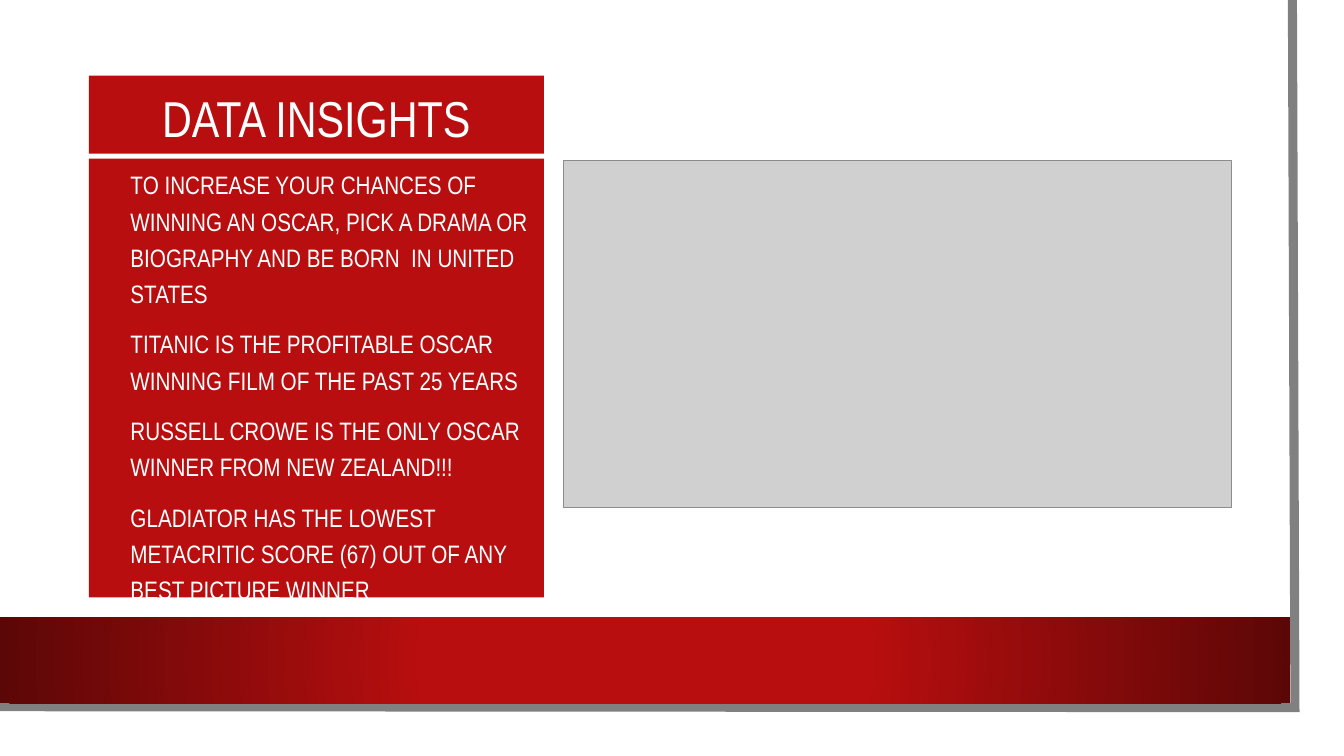
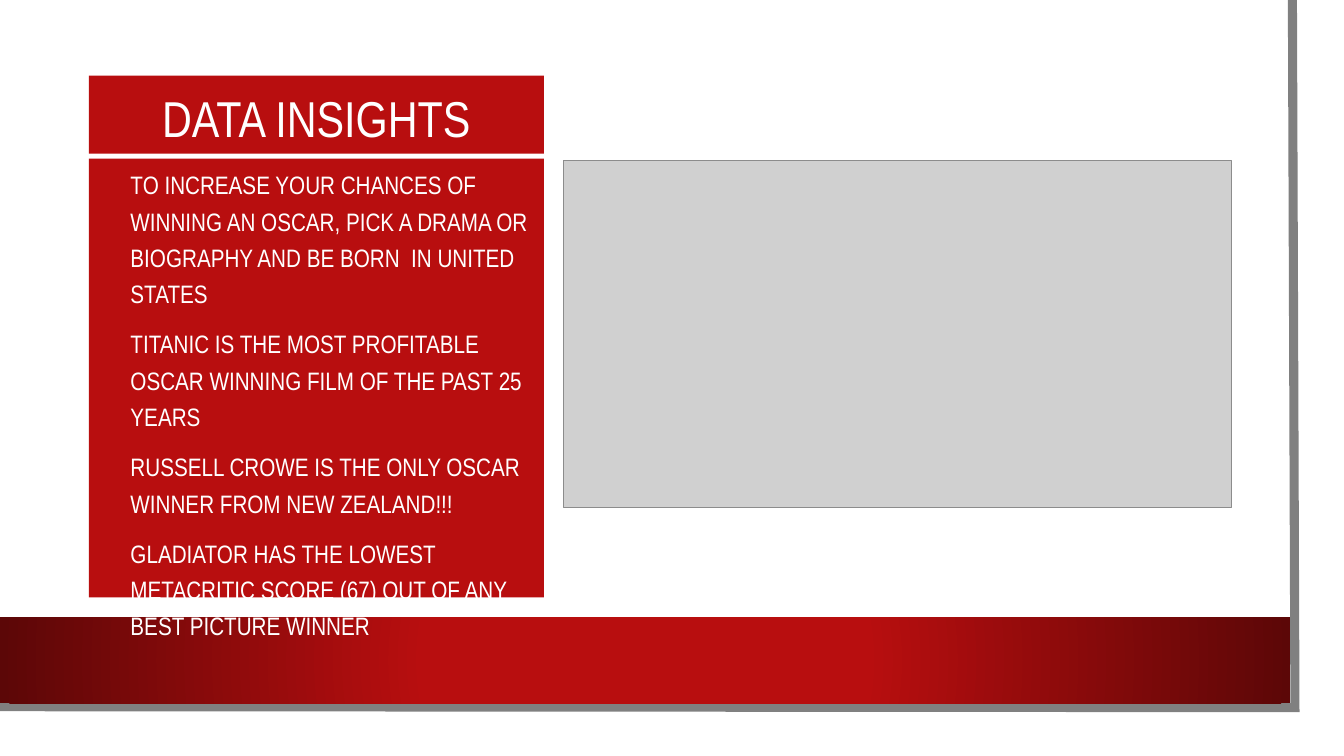
Before and after one commit to KLoretto/Project-two, a slide deck: slide 7 of Oscar Winners.pptx. Drawn at 1344x756 pixels with LibreOffice and Linux fonts; fonts in the diff are those of the drawing; grey boxes stand for pictures; background and template pictures are left out. Boxes give left, top, right and bottom in pixels: in the first picture for what was removed or moved away, otherwise in the second. Text is boxed around its words. In the diff, an @@ line names an element or a change of style, - is before the commit and + after.

```diff
--- a/Oscar Winners.pptx
+++ b/Oscar Winners.pptx
@@ text at [130, 335, 522, 427]: text changed @@
-• TITANIC IS THE PROFITABLE OSCAR WINNING FILM OF THE PAST 25 YEARS
+• TITANIC IS THE MOST PROFITABLE OSCAR WINNING FILM OF THE PAST 25 YEARS
```
Also in this commit, not shown: 2 other slides changed.
